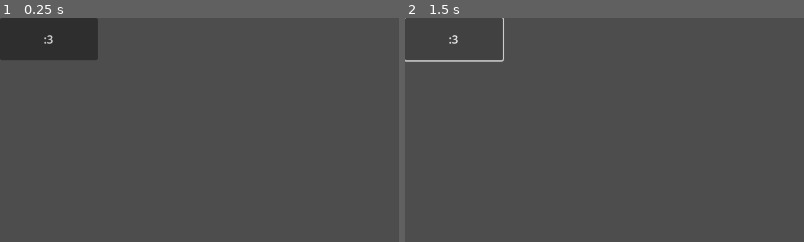
Above: before the commit, frames 1-2 (left to right).
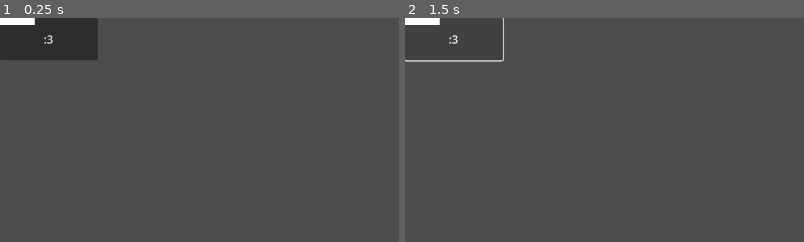
Above: after the commit, the same moments.

Repository: StarUndrscre/codename-digitalis
Game: Godot game, scene res://scn/Playfield.tscn
Two runs of this game, one before a commit and one after it. Both use one fixed random seed, a clock stepped at 60 frames per second and the inputs below. Sound files missing from this copy of the repository are replaced by a short silence.
Inputs:
- Up to frame 1 (0.25 s): no input
- Up to frame 2 (1.5 s): click ":3" at 0.5 s; click ":3" at 1.25 s
The pictures show only the part of the screen within x 0-50%, y 0-50%; the shares and areas given below are measured in that part.

The runs differ from the first frame. In frame 1, 0.3% of the frame differs, in the area x 0-9%, y 0-4%; in frame 2, 0.3%.

Commit message:
Note spawning?? maybe??

Diff:
--- /dev/null
+++ b/res/test.tres
@@ -0,0 +1,17 @@
+[gd_resource type="Resource" script_class="Chart" load_steps=4 format=3 uid="uid://dtxb60uj0r2xp"]
+
+[ext_resource type="Script" path="res://src/chart/Chart.gd" id="1_k52ta"]
+[ext_resource type="Script" path="res://src/chart/note/TapNote.gd" id="1_mh1vc"]
+
+[sub_resource type="Resource" id="Resource_g5sgl"]
+script = ExtResource("1_mh1vc")
+column = 0
+beat = 1.0
+
+[resource]
+script = ExtResource("1_k52ta")
+offset = 0.0
+initial_bpm = 150.0
+bpm_changes = Array[Resource("res://src/chart/BPMChange.gd")]([])
+stops = Array[Resource("res://src/chart/Stop.gd")]([])
+notes = Array[Resource("res://src/chart/note/Note.gd")]([SubResource("Resource_g5sgl")])
--- a/scn/Playfield.tscn
+++ b/scn/Playfield.tscn
@@ -1,16 +1,15 @@
-[gd_scene load_steps=4 format=3 uid="uid://ng4xlvpj3hcd"]
+[gd_scene load_steps=5 format=3 uid="uid://ng4xlvpj3hcd"]
 
 [ext_resource type="Script" path="res://src/Conductor.gd" id="1_80dmd"]
 [ext_resource type="AudioStream" uid="uid://bw1ayc38uh3h8" path="res://puffer.ogg" id="2_snhg7"]
+[ext_resource type="Resource" uid="uid://dtxb60uj0r2xp" path="res://res/test.tres" id="2_y3ssx"]
 
 [sub_resource type="CanvasTexture" id="CanvasTexture_fraof"]
 
 [node name="Node2D" type="Node2D"]
 script = ExtResource("1_80dmd")
 scroll_speed = 6.0
-notes = {
-4.0: 1
-}
+chart = ExtResource("2_y3ssx")
 
 [node name="Song" type="AudioStreamPlayer" parent="."]
 unique_name_in_owner = true
--- a/scn/Note.tscn
+++ b/scn/TapNote.tscn
@@ -1,11 +1,11 @@
 [gd_scene load_steps=3 format=3 uid="uid://cjk8elgq5w8ue"]
 
-[ext_resource type="Script" path="res://src/Note.gd" id="1_6woxm"]
+[ext_resource type="Script" path="res://src/render/TapPlayNote.gd" id="1_nwpmy"]
 
 [sub_resource type="CanvasTexture" id="CanvasTexture_tnrbw"]
 
 [node name="Note" type="Node2D"]
-script = ExtResource("1_6woxm")
+script = ExtResource("1_nwpmy")
 
 [node name="Sprite2D" type="Sprite2D" parent="."]
 scale = Vector2(100, 20)
--- /dev/null
+++ b/src/ActionResult.gd
@@ -0,0 +1,24 @@
+class_name ActionResult
+extends Node
+
+enum conductor_action {
+	Track,
+	Remove,
+	Pass
+}
+
+var action: conductor_action
+var offset: float
+
+func _init(action: conductor_action, offset: float):
+	self.action = action
+	self.offset = offset
+
+static func Track(offset: float):
+	return ActionResult.new(conductor_action.Track, offset)
+
+static func Remove(offset: float):
+	return ActionResult.new(conductor_action.Remove, offset)
+
+static func Pass():
+	return ActionResult.new(conductor_action.Pass, 0)
--- a/src/Conductor.gd
+++ b/src/Conductor.gd
@@ -14,18 +14,32 @@
 @export var scroll_speed: float = 1
 var song_pos
 var beat
-@export var notes = {}
-var note_instances = []
-const note_scene = preload("res://scn/Note.tscn")
-
+@export var chart: Chart
+var note_instances: Array[PlayNote]
+var judging_notes: Array[PlayNote]
+var tracking_notes: Array[PlayNote]
+var upcoming_beats: Array[PlayNote]
+var current_judging_index: int = 0
+var columnX: Array[float] = [-44, -22, 0, 22, 44, 66]
+var columnY: float = 1920
 
 # Called when the node enters the scene tree for the first time.
 func _ready() -> void:
-	pass
+	for note in chart.notes:
+		var note_inst = note.getNoteScene()
+		note_instances.append(note_inst)
+		add_child(note_inst)
 
 # Called every frame. 'delta' is the elapsed time since the previous frame.
 func _process(delta: float) -> void:
-	pass
+	if get_node("Song").playing:
+		song_pos = get_node("Song").get_playback_position() + AudioServer.get_time_since_last_mix()
+	else:
+		song_pos = -1
+
+	#for i in note_instances:
+		#var note: PlayNote = note_instances[i]
+		#var note_pos: float
 
 func _on_button_pressed():
 	$Song.play()
--- /dev/null
+++ b/src/Timing.gd
@@ -0,0 +1,17 @@
+class_name TimingWindow
+extends Node
+
+enum Judgment {
+	PERFECT,
+	GREAT,
+	GOOD,
+	BAD,
+	MASH,
+	NONE
+}
+
+static var PERFECT: float = 15
+static var GREAT: float = 23
+static var GOOD: float = 44.5
+static var BAD: float = 103.5
+static var MASH: float = 136.5
--- a/src/chart/Chart.gd
+++ b/src/chart/Chart.gd
@@ -12,8 +12,7 @@
 		return get_bpms()
 
 @export var stops: Array[Stop]
-
-
+@export var notes: Array[Note]
 
 func get_bpms() -> Array[BPMChange]:
 	if (cached_bpms != null):
--- /dev/null
+++ b/src/chart/note/SlamNote.gd
@@ -0,0 +1,12 @@
+class_name SlamNote
+extends Note
+
+enum NoteColumn {
+	Left,
+	Right
+}
+
+@export var column: NoteColumn
+
+func getNoteScene():
+	pass
--- a/src/chart/note/TapNote.gd
+++ b/src/chart/note/TapNote.gd
@@ -11,6 +11,10 @@
 }
 
 @export var column: NoteColumn
+static var display: PackedScene = preload("res://scn/TapNote.tscn")
 
-func getNoteScene():
-	pass
+func getNoteScene() -> TapPlayNote:
+	var new_display = display.instantiate() as TapPlayNote
+	new_display.beat = self.beat
+	new_display.column = self.column
+	return new_display
--- /dev/null
+++ b/src/render/PlayNote.gd
@@ -0,0 +1,30 @@
+class_name PlayNote
+extends Node2D
+
+enum NoteColumn {
+	C1,
+	C2,
+	C3,
+	C4,
+	C5,
+	C6
+}
+
+enum SlamColumn {
+	Left,
+	Right
+}
+
+@export var beat: float
+
+func process_note(conductor: Conductor, beat: float):
+	pass
+
+func OnHit(conductor: Conductor, column_hit: NoteColumn, beat: float, song_pos: float):
+	return ActionResult.Pass()
+
+func OnBeatTick(conductor: Conductor, beat: float, song_pos: float):
+	return ActionResult.Pass()
+
+func OnTrackedTick(conductor: Conductor, beat: float, song_pos: float):
+	return ActionResult.Pass()
--- /dev/null
+++ b/src/render/TapPlayNote.gd
@@ -0,0 +1,11 @@
+class_name TapPlayNote
+extends PlayNote
+
+@export var column: NoteColumn
+
+func process_note(conductor: Conductor, beat: float):
+	self.position.x = conductor.columnX[self.column]
+	self.position.y = conductor.columnY - (self.beat - beat)
+
+func OnHit(conductor: Conductor, column_hit: NoteColumn, beat: float, song_pos: float) -> ActionResult:
+	return ActionResult.Pass()
